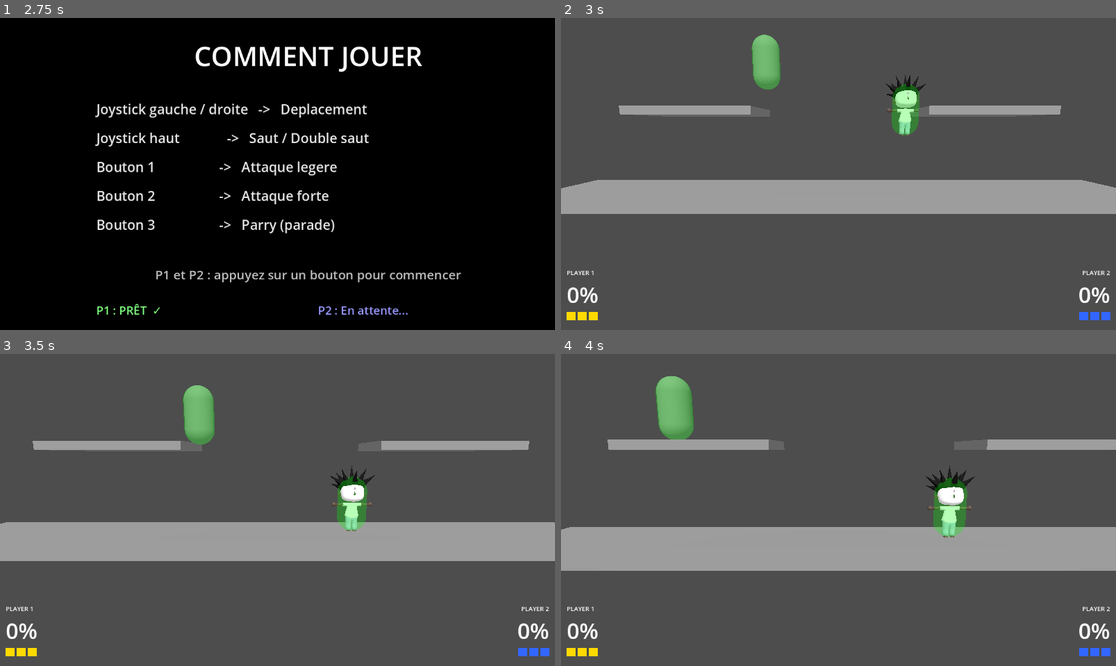
Above: before the commit, frames 1-4 (two rows, left to right).
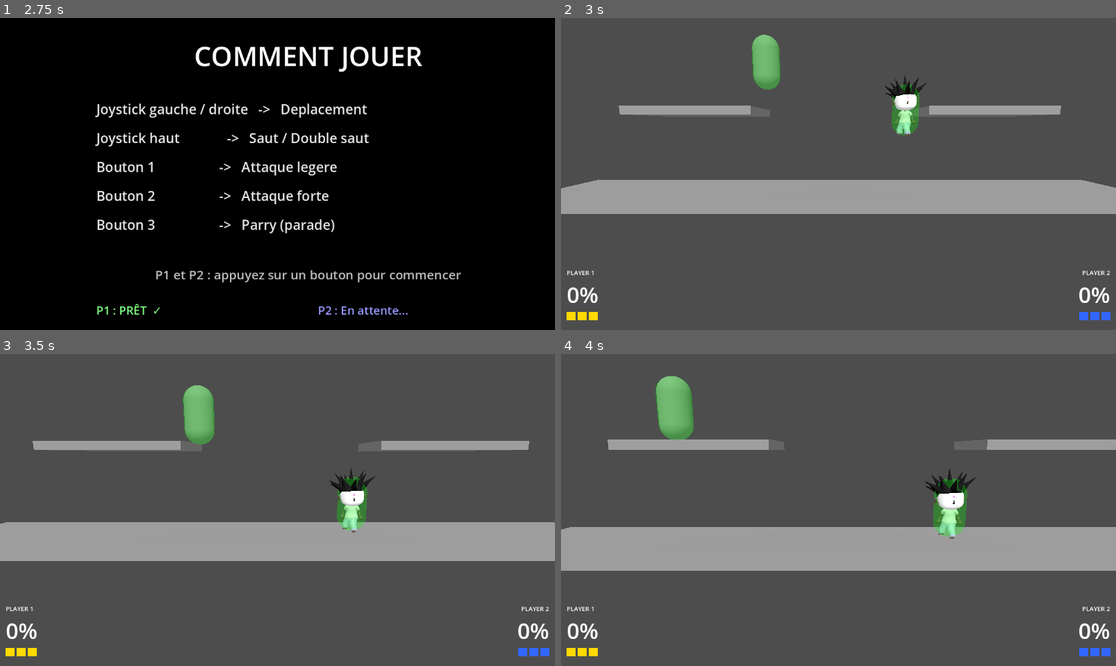
Above: after the commit, the same moments.

Repository: jesuisviko/SmashArcade
Game: Godot game, scene res://scenes/ui/how_to_play.tscn
Same seed, same stepped clock (60 frames per second), same inputs: the game is played once before the commit and once after it. This scene is started directly instead of the project's main scene.
Inputs:
- Up to frame 1 (2.75 s): tap Enter at 0.5, 2 s; hold D (p1_right) 0.53-1.28 s; tap E (p1_attack_light) at 0.6 s; tap Space (p1_parry) at 1.25, 2.1 s; hold S (p1_down) 1.28-2.03 s; tap R (p1_attack_strong) at 1.35 s; hold D (p1_right) from 2.03 s (still down)
- Up to frame 2 (3 s): tap Space (p1_parry) at 2.75 s; release D (p1_right) at 2.78 s; hold W (p1_up) from 2.78 s (still down); tap Keypad 1 (p2_attack_light) at 2.85 s
- Up to frame 3 (3.5 s): keep holding W (p1_up)
- Up to frame 4 (4 s): release W (p1_up) at 3.53 s; hold A (p1_left) from 3.53 s (still down); tap Keypad 2 (p2_attack_strong) at 3.6 s

Frame 1 is identical in both runs. In frame 2, 0.5% of the frame differs, in the area x 58-66%, y 18-38%; in frame 3, 0.5%; in frame 4, 0.6%, in the area x 65-75%, y 35-60%.

Commit message:
UPDATE : PREMIERE ANIMATION
Animation d'IDLE pour lil uzi vert (pour le perso 1)

Mettre les animations en mirroir pour le p2, mais plus tard

Diff:
--- a/scenes/characters/char_01.tscn
+++ b/scenes/characters/char_01.tscn
@@ -2,7 +2,7 @@
 
 [ext_resource type="PackedScene" uid="uid://cgvtoqoyovu4y" path="res://scenes/characters/base_character.tscn" id="1_base"]
 [ext_resource type="Script" uid="uid://kn280tmymfqr" path="res://scripts/characters/char_01.gd" id="2_script"]
-[ext_resource type="PackedScene" uid="uid://xs5q18gom34k" path="res://assets/models/characters/char_01.glb" id="3_model"]
+[ext_resource type="PackedScene" uid="uid://cbg1f6xn6dwg7" path="res://assets/models/characters/char_01_idle_test.glb" id="3_model"]
 
 [node name="Char01" instance=ExtResource("1_base")]
 script = ExtResource("2_script")
@@ -13,4 +13,4 @@
 [node name="Model" type="Node3D" parent="." index="4"]
 transform = Transform3D(0.7, 0, 0, 0, 0.7, 0, 0, 0, 0.7, 0, 0, 0)
 
-[node name="char_01" parent="Model" index="0" instance=ExtResource("3_model")]
+[node name="char_01_idle_test" parent="Model" index="0" instance=ExtResource("3_model")]
--- a/scripts/characters/char_01.gd
+++ b/scripts/characters/char_01.gd
@@ -6,4 +6,7 @@
 	weight_multiplier = 1.0
 	char_speed        = 6.5
 	player_id         = 1
+	var anim_player = $Model/char_01_idle_test/AnimationPlayer
+	anim_player.call_deferred("play", "!Main|mixamo_com|Layer0")
+	anim_player.get_animation("!Main|mixamo_com|Layer0").loop_mode = Animation.LOOP_LINEAR
 	super._ready()
Binary file added: assets/models/characters/char_01_idle_test.glb
Not shown, added: assets/models/characters/char_01_idle_test.glb.import
Binary file added: assets/models/characters/char_01_idle_test_Image.png
Not shown, added: assets/models/characters/char_01_idle_test_Image.png.import
Binary file added: blender projects/LIL VERT_test1.fbx
Not shown, added: blender projects/LIL VERT_test1.fbx.import
Binary file added: blender projects/LILVERT norig.glb
Not shown, added: blender projects/LILVERT norig.glb.import
Binary file added: blender projects/LILVERT norig_Image.png
Not shown, added: blender projects/LILVERT norig_Image.png.import
Binary file added: préparation animations/Char_01_Idle.fbx
Not shown, added: préparation animations/Char_01_Idle.fbx.import
(and 4 more such lines)
